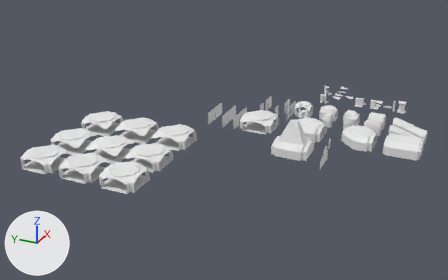
An edit to the Blender file scenes/components.blend, drawn before and after from the same camera.
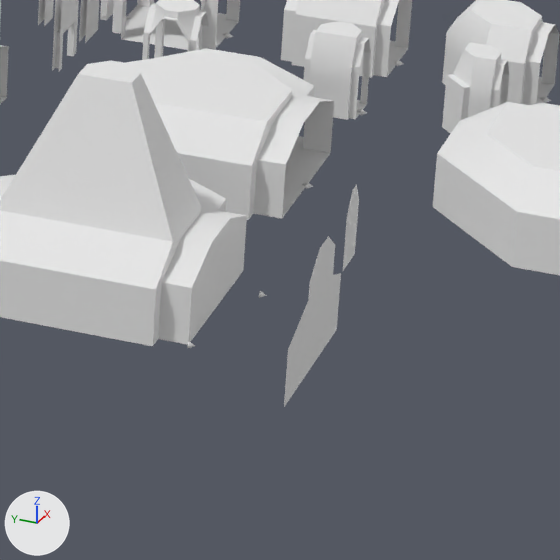
Each version appears first from a camera (50 mm lens) standing at (-318.7, -75.1, 126.5) and looking at (-91.7, 27.1, 13.0), and next in a close-up on the part from 62% to 80% of the width and 39% to 69% of the height. Every picture has the same lights, and +X, +Y and +Z are marked at lower left.

The first close-up shows '<bigflat.002', 'corridor_2way_narrow_01', 'corridor_2way_wide_01', 'corridor_3way_narrow_01', 'corridor_3way_wide_01', 'corridor_4way_narrow_01', 'corridor_4way_wide_01', 'corridor_doorway_narrow_01', 'end.001', 'room_2way_extrawide_01', 'room_3way_extrawide_01', 'wall_extrawide_01', 'wall_narrow', 'wall_wide'.
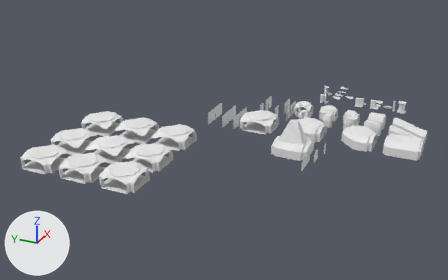
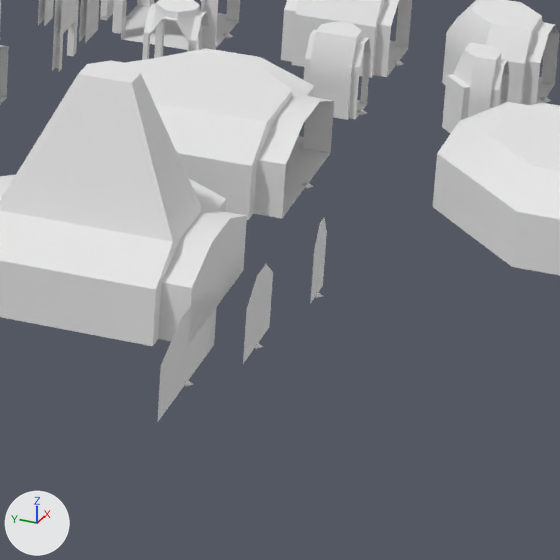
Boxes (x1, y1, x2, y2) around the edits, measured in the close-ups (560 x 560 px):
'room_wall_bigflat', added: after (157, 289, 218, 422)
'wall_extrawide_01', deleted: before (284, 273, 341, 407)
'corridor_wall_wide', added: after (243, 264, 273, 364)
'wall_wide', deleted: before (308, 236, 335, 301)
'corridor_wall_narrow', added: after (310, 218, 327, 304)
'wall_narrow', deleted: before (343, 184, 359, 270)
'<bigflat.002', moved: before (188, 341, 195, 348); after (185, 380, 193, 386)
'<wide.004', moved: before (259, 291, 267, 298); after (255, 342, 263, 349)
'<narrow.003', moved (not visible before): after (316, 292, 323, 298)

The change, as a diff of the scene's bpy script:
```diff
--- a/scenes/components.blend.py
+++ b/scenes/components.blend.py
@@ me_cube_000_1 @@
+me_cube_000_1.from_pydata(...)  # 18 vertices, 1 face; spans x -6.0..6.0, y 0.0, z -2.75..2.75
+me_cube_000_1.polygons.foreach_set('use_smooth', [True] * 1)
+me_cube_000_1.materials.append(mat_material_001)  # white #e7e7e7
@@ me_cube_021_1 @@
+me_cube_021_1.from_pydata([(-1.5, 0.0, 1.25), (1.5, 0.0, -2.75), (-1.5, 0.0, 0.05), (-0.5, 0.0, 2.75), (0.5, 0.0, 2.75), (1.5, 0.0, 1.25), (-1.5, 0.0, -2.75), (0.0, 0.0, -2.75), (0.0, 0.0, 2.75)], [], [(0, 3, 8, 4, 5, 1, 7, 6, 2)])
+me_cube_021_1.polygons.foreach_set('use_smooth', [True] * 1)
+me_cube_021_1.materials.append(mat_material_001)  # white #e7e7e7
@@ me_cube_022_1 @@
+me_cube_022_1.from_pydata([(-3.0, 0.0, 1.25), (-3.0, 0.0, 0.05), (-1.0, 0.0, 2.75), (1.0, 0.0, 2.75), (3.0, 0.0, 1.25), (-3.0, 0.0, -2.75), (3.0, 0.0, -2.75), (0.0, 0.0, -2.75)], [], [(0, 2, 3, 4, 6, 7, 5, 1)])
+me_cube_022_1.polygons.foreach_set('use_smooth', [True] * 1)
+me_cube_022_1.materials.append(mat_material_001)  # white #e7e7e7
@@ ob_wall_wide @@
-ob_wall_wide = bpy.data.objects.new('wall_wide', me_cube_022)
-ob_wall_wide.location = (-74.0, -10.0, 5.0)
@@ ob_wide_004 @@
 ob_wide_004 = bpy.data.objects.new('<wide.004', me_cone_146)
-ob_wide_004.parent = ob_wall_wide
+ob_wide_004.parent = ob_corridor_wall_wide
 ob_wide_004.matrix_parent_inverse = Matrix(((1.0, 0.0, 0.0, 74.0), (0.0, 1.0, 0.0, 10.0), (0.0, 0.0, 1.0, -5.0), (0.0, 0.0, 0.0, 1.0)))
@@ ob_wall_narrow @@
-ob_wall_narrow = bpy.data.objects.new('wall_narrow', me_cube_021)
-ob_wall_narrow.location = (-67.0, -12.0, 6.0)
@@ ob_narrow_003 @@
 ob_narrow_003 = bpy.data.objects.new('<narrow.003', me_cone_145)
-ob_narrow_003.parent = ob_wall_narrow
+ob_narrow_003.parent = ob_corridor_wall_narrow
 ob_narrow_003.matrix_parent_inverse = Matrix(((1.0, 0.0, 0.0, 67.0), (0.0, 1.0, 0.0, 12.0), (0.0, 0.0, 1.0, -6.0), (0.0, 0.0, 0.0, 1.0)))
@@ ob_wall_extrawide_01 @@
-ob_wall_extrawide_01 = bpy.data.objects.new('wall_extrawide_01', me_cube_000)
-ob_wall_extrawide_01.location = (-83.0, -8.0, 6.0)
@@ ob_bigflat_002 @@
 ob_bigflat_002 = bpy.data.objects.new('<bigflat.002', me_cone_059)
-ob_bigflat_002.parent = ob_wall_extrawide_01
-ob_bigflat_002.matrix_parent_inverse = Matrix(((1.0, 0.0, 0.0, 56.0), (0.0, 1.0, 0.0, 6.0), (0.0, 0.0, 1.0, -6.0), (0.0, 0.0, 0.0, 1.0)))
-ob_bigflat_002.location = (-56.0, -6.0, 6.0)
+ob_bigflat_002.parent = ob_room_wall_bigflat
+ob_bigflat_002.matrix_parent_inverse = Matrix(((1.0, 0.0, 0.0, 83.0), (0.0, 1.0, 0.0, 8.0), (0.0, 0.0, 1.0, -6.0), (0.0, 0.0, 0.0, 1.0)))
+ob_bigflat_002.location = (-83.0, -8.0, 3.27)
 ob_bigflat_002.rotation_euler = (0.0, 0.0, -3.142)  # degrees (0, 0, -180)
@@ ob_room_wall_bigflat @@
+ob_room_wall_bigflat = bpy.data.objects.new('room_wall_bigflat', me_cube_000_1)
+ob_room_wall_bigflat.location = (-83.0, -8.0, 6.0)
@@ ob_corridor_wall_narrow @@
+ob_corridor_wall_narrow = bpy.data.objects.new('corridor_wall_narrow', me_cube_021_1)
+ob_corridor_wall_narrow.location = (-67.0, -12.0, 6.0)
@@ ob_corridor_wall_wide @@
+ob_corridor_wall_wide = bpy.data.objects.new('corridor_wall_wide', me_cube_022_1)
+ob_corridor_wall_wide.location = (-74.0, -10.0, 5.0)
```
